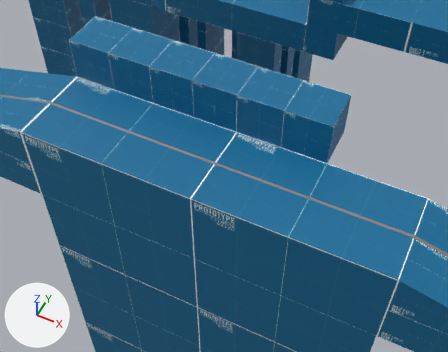
One commit to the glTF model public/assets/maze_platform_high.glb: the scene before it, then after it.
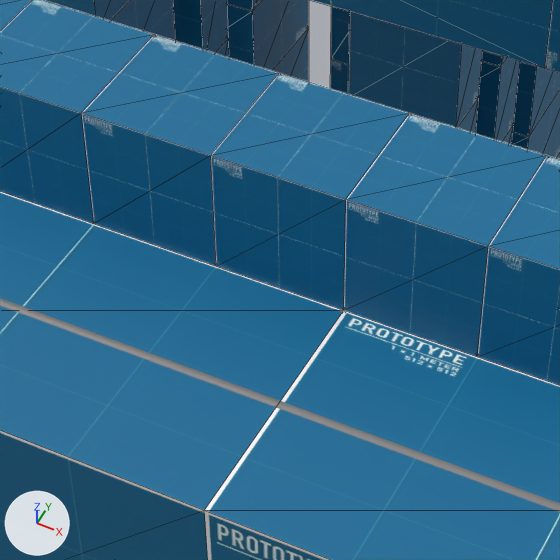
Each version is shown from a camera (50 mm lens) standing at (21.92, -16.41, 11.0) and looking at (18.17, -8.91, 1.63), then close up on the part from 27% to 69% of the width and 8% to 61% of the height. The lights are fixed; the arrows at lower left show +X, +Y and +Z. The first two pictures are the older version. The close-ups show mesh edges as thin lines. Where no turn or scale is listed for an object, it has been applied to the vertices.

Script lines for the objects in view, before the commit:
```python
me_hotspot_1 = bpy.data.meshes.new('Hotspot_1')
me_hotspot_1.from_pydata(...)  # a 6-sided cylinder along z spanning x -0.5..0.5, y -0.433..0.433, z -0.025..0.025
me_hotspot_1.materials.append(mat_probuilderdefault)
me_wall__7 = bpy.data.meshes.new('Wall (7)')
me_wall__7.from_pydata(...)  # a box spanning x -0.5..0.5, y -0.5..0.5, z -0.5..0.5
me_wall__7.materials.append(mat_prototype_512x512_blue2)
ob_hotspot_1 = bpy.data.objects.new('Hotspot_1', me_hotspot_1)
ob_hotspot_1.location = (-2.5, -4.0, 1.025)
ob_wall__46 = bpy.data.objects.new('Wall (46)', me_wall__7)
ob_wall__46.parent = ob_walls
ob_wall__46.location = (19.41, -6.354, 2.5)
ob_wall__98__005 = bpy.data.objects.new('Wall (98).005', me_wall__7)
ob_wall__98__005.parent = ob_staircase_colunm__2
ob_wall__98__005.location = (13.91, 11.4, -14.0)
ob_wall__98__005.rotation_euler = (0.0, 0.0, -1.571)  # degrees (0, 0, -90)
ob_wall__98__005.scale = (2.5, 2.0, 2.0)
# also in view: 'Cube (59)' at (14.5, 3.5, -0.5); 'Wall (98).004' at (12.0, 12.25, -13.0); 'Wall (87).002' at (12.0, 7.5, -8.0); 'Wall (102).004' at (12.0, 12.25, -11.0); 'Wall (97).006' at (5.75, 6.75, -7.0)
```
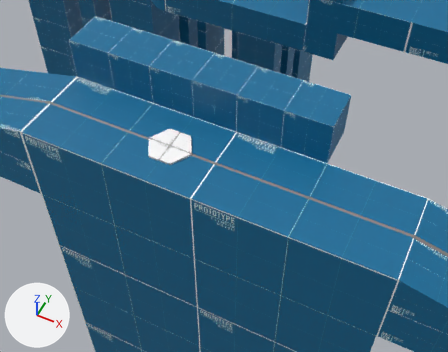
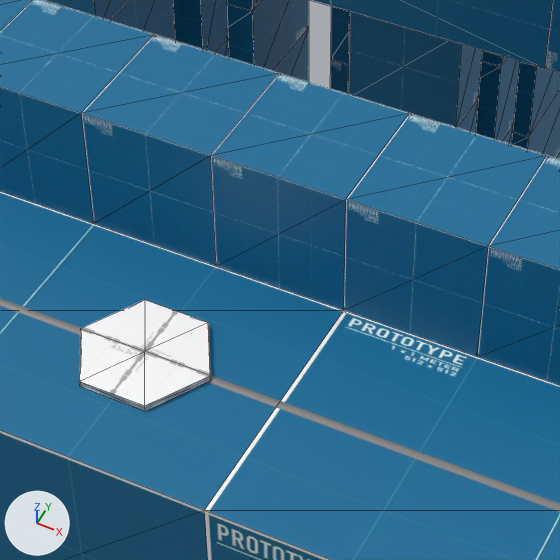
What differs and where, as boxes [x1, y1, x2, y2] in the close-ups (560 x 560 px):
'Hotspot_2', added
    after: [79, 300, 210, 411]

The change, as a diff of the scene's bpy script:
```diff
--- a/public/assets/maze_platform_high.glb.py
+++ b/public/assets/maze_platform_high.glb.py
@@ ob_hotspot_2 @@
+ob_hotspot_2 = bpy.data.objects.new('Hotspot_2', me_hotspot_1.copy())  # the mesh of ob_hotspot_1
+ob_hotspot_2.location = (17.0, -9.0, 2.025)
```
